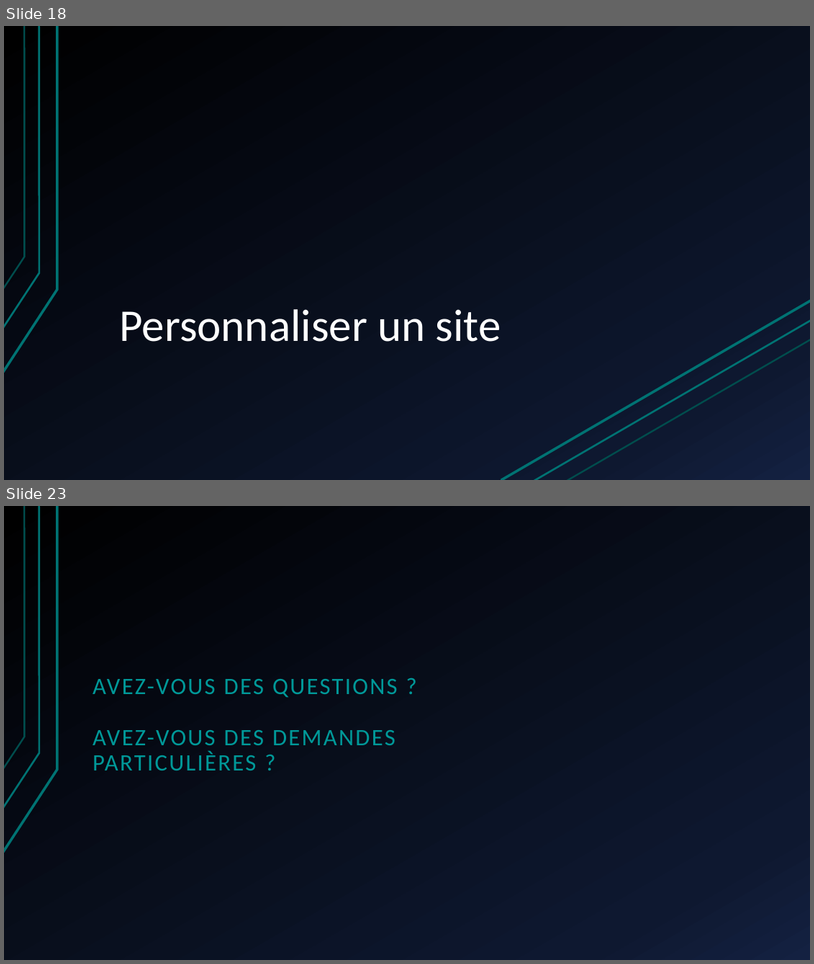
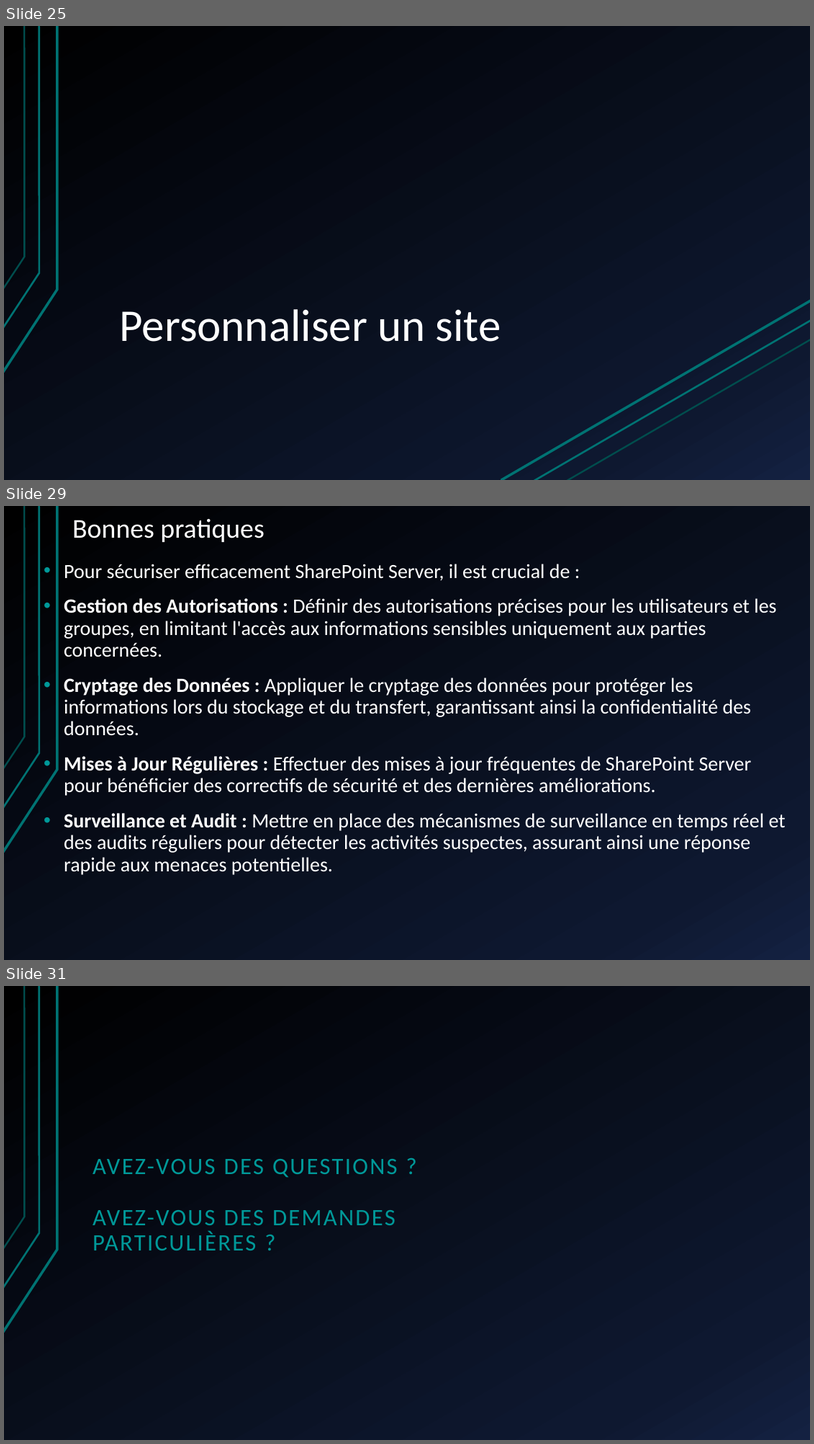
Before and after one commit to JojoTech-IT/Formation, a slide deck: Formation - installation, configuration et sécurisation de sharepoint.pptx. Shown one above the other, each under a label of ours: slides 18 and 23 before the commit, slides 25, 29 and 31 after it; the slides between them are not shown. The pictures are 814x964 and 814x1444 pixels, drawn with LibreOffice and Linux fonts; fonts in the diff are those of the drawing. Boxes give left, top, right and bottom in pixels: in the first picture for what was removed or moved away, otherwise in the second. Text is boxed around its words. In the diff, an @@ line names an element or a change of style, - is before the commit and + after.

Commit message:
ajout procedure install et prsentation sharepoint edit 01/02/2024

```diff
--- a/Formation - installation, configuration et sécurisation de sharepoint.pptx
+++ b/Formation - installation, configuration et sécurisation de sharepoint.pptx
@@ slide 29 added at (4, 506, 810, 960), background gradient #000000 to #0F1931 to #142242; not listed: 3 template elements that a slide beside it also shows @@
@@ title added at (72, 519, 264, 542), 32.4 pt, text #FFFFFF @@
+Bonnes pratiques
@@ text added at (64, 564, 786, 875), 24 pt, text #FFFFFF @@
+• Pour sécuriser efficacement SharePoint Server, il est crucial de :
+• Gestion des Autorisations : Définir des autorisations précises pour les utilisateurs et les groupes, en limitant l'accès aux informations sensibles uniquement aux parties concernées.
+• Cryptage des Données : Appliquer le cryptage des données pour protéger les informations lors du stockage et du transfert, garantissant ainsi la confidentialité des données.
+• Mises à Jour Régulières : Effectuer des mises à jour fréquentes de SharePoint Server pour bénéficier des correctifs de sécurité et des dernières améliorations.
+• Surveillance et Audit : Mettre en place des mécanismes de surveillance en temps réel et des audits réguliers pour détecter les activités suspectes, assurant ainsi une réponse rapide aux menaces potentielles.
@@ what was slide 18 is now slide 25 @@
@@ what was slide 23 is now slide 31 @@
```
Also in this commit, not shown: 11 slides changed, 11 other slides added, 4 slides removed, 1 other file.
